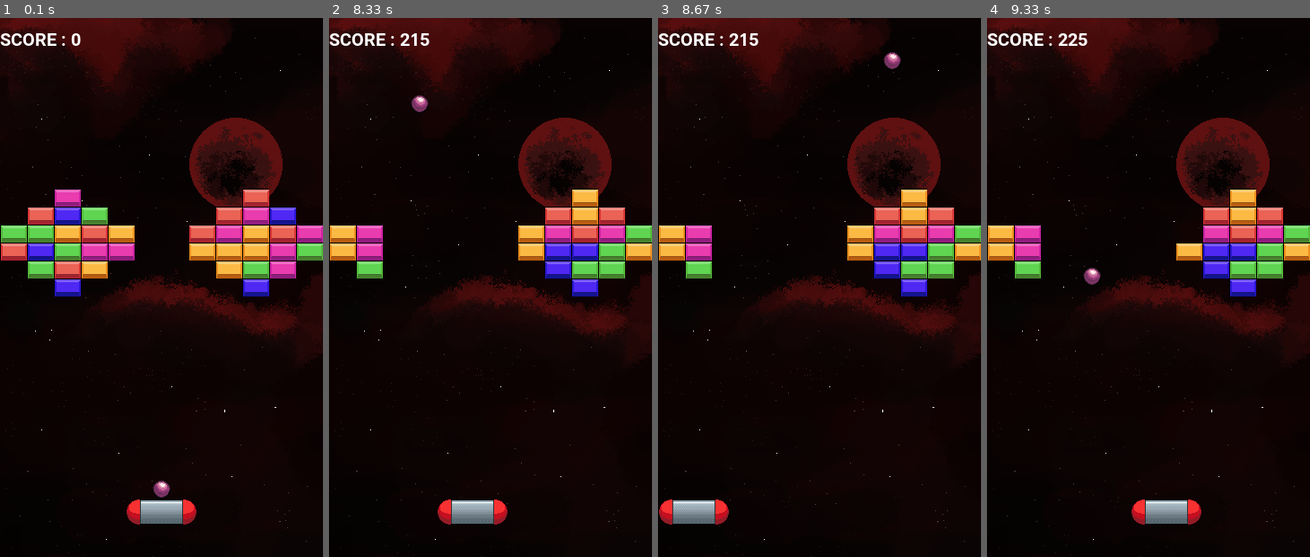
Above: before the commit, frames 1-4 (left to right).
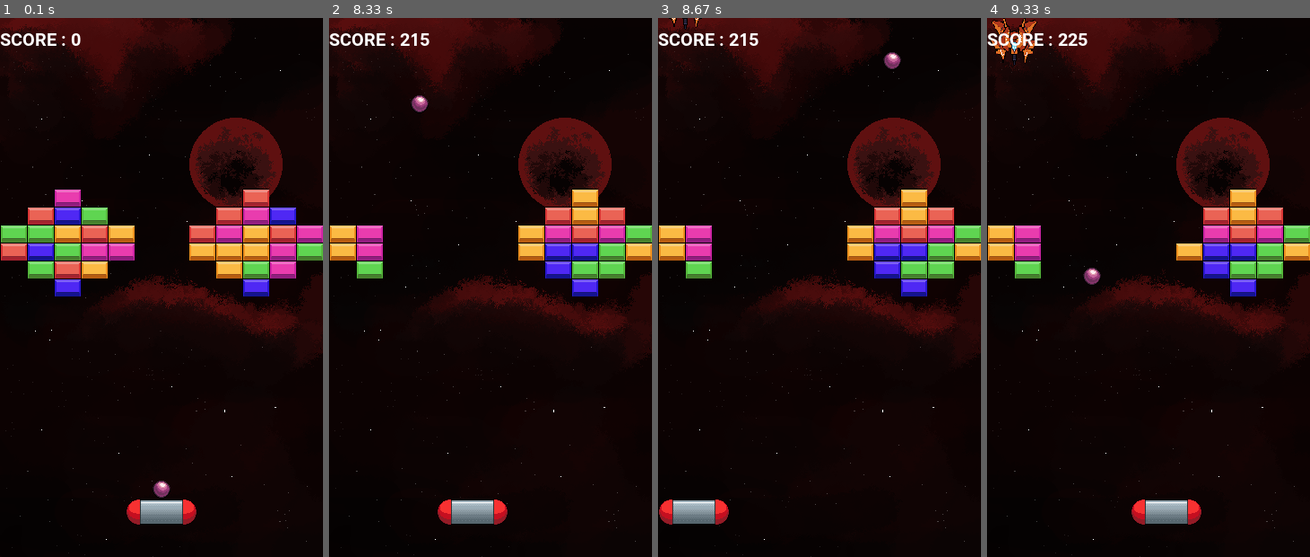
Above: after the commit, the same moments.

Repository: Tequila-Mockingbird-Chevaliers/pygameSummerJam
Game: pygame game, started from main.py
The game is run twice, just before and just after one commit, with the same random seed, the same clock (stepped at 60 frames per second) and the same inputs.
Inputs:
- Up to frame 1 (0.1 s): no input
- Up to frame 2 (8.33 s): tap Space at 0.33, 0.73, 1.03, 1.23, 1.53, 1.73, 2.03, 2.3, 2.6, 2.73, 3.03, 3.4, 3.7, 3.9, 4.2, 4.4, 4.7, 4.9, 5.2, 5.47, 5.77, 5.9, 6.2, 6.57, 6.87, 7.07, 7.37, 7.57, 7.87, 8.07 s; hold Right 0.67-1.13 s; hold Right 1.17-1.63 s; hold Left 1.67-2.2 s; hold Left 2.23-2.63 s; hold Right 2.67-3.3 s; hold Left 3.33-3.8 s; hold Right 3.83-4.3 s; hold Right 4.33-4.8 s; hold Left 4.83-5.37 s; hold Left 5.4-5.8 s; hold Right 5.83-6.47 s; hold Left 6.5-6.97 s; hold Right 7-7.47 s; hold Right 7.5-7.97 s; hold Left from 8 s (still down)
- Up to frame 3 (8.67 s): tap Space at 8.37, 8.63 s; release Left at 8.53 s; hold Left from 8.57 s (still down)
- Up to frame 4 (9.33 s): tap Space at 8.93, 9.07 s; release Left at 8.97 s; hold Right from 9 s (still down)

Frames 1-2 are identical in both runs. In frame 3, less than 0.1% of the frame differs, in the area x 3-14%, y 0-3%; in frame 4, 0.6%, in the area x 0-16%, y 0-9%.

Commit message:
Spaceships spawn more often

Diff:
--- a/src/constants.py
+++ b/src/constants.py
@@ -16,7 +16,7 @@
 
 BALL_SPEED = 10
 PADDLE_SPEED = 8
-SPACESHIP_SPAWN_TIMER = 5000
+SPACESHIP_SPAWN_TIMER = 3500
 SPACESHIP_SHOOT_TIMER = 2350
 LASER_SPEED = 7
 
